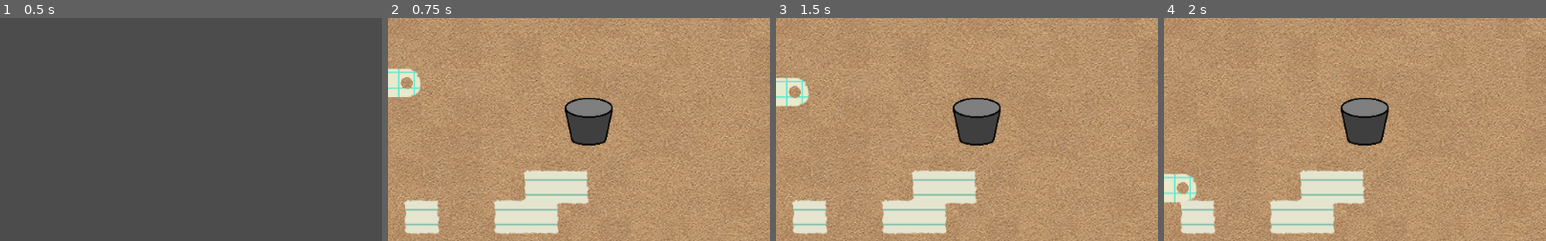
Above: before the commit, frames 1-4 (left to right).
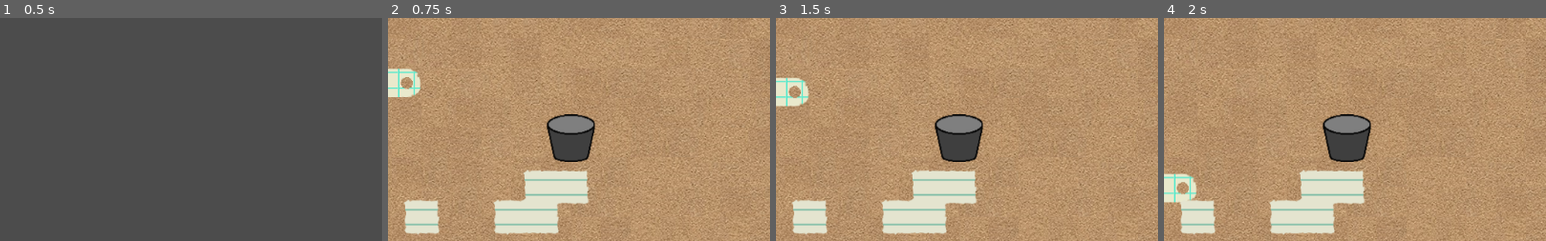
Above: after the commit, the same moments.

Repository: carsonswope/gmtk-jam
Game: Godot game, scene res://MainScene.tscn
Same seed, same stepped clock (60 frames per second), same inputs: the game is played once before the commit and once after it. The engine's default icon, where the game draws it, is replaced by a stand-in: a white triangle on a blue panel in a dark square.
Inputs:
- Up to frame 1 (0.5 s): no input
- Up to frame 2 (0.75 s): click "1" at 0.5 s
- Up to frame 3 (1.5 s): click ">" at 1.25 s
- Up to frame 4 (2 s): no input
The pictures show only the part of the screen within x 46-96%, y 9-59%; the shares and areas given below are measured in that part.

Frame 1 is identical in both runs. In frame 2, 3.4% of the frame differs, in the area x 41-59%, y 35-65%; in frame 3, 3.4%; in frame 4, 3.4%.
Error after the commit: Invalid get index '0' (on base: 'Dictionary'). (res://MainScene.gd:101)

Commit message:
save file now saves level progress

Diff:
--- a/MainScene.gd
+++ b/MainScene.gd
@@ -22,7 +22,6 @@
 func load_save():
 	var save_game = File.new()
 	if not save_game.file_exists("user://savegame.save"):
-		reset_save()
 		return # Error! We don't have a save to load.
 	save_game.open("user://savegame.save", File.READ)
 	while save_game.get_position() < save_game.get_len():
@@ -30,6 +29,7 @@
 		for i in line_data.keys():
 			if i == "levels_solved":
 				levels_solved = line_data[i]
+				print(levels_solved)
 			elif i == "play_time":
 				play_time = line_data[i]
 	save_game.close()
@@ -66,8 +66,8 @@
 	$gui_root/play_pause_button.connect("button_up", self, "play_pause_click")
 	$gui_root/reset_button.connect("button_up", self, "reset_click")
 	$gui_root/new_pin_button.connect("button_up", self, "new_pin_click")
+	reset_save()
 	load_save()
-	reset_save() #uncomment this to reset your local save
 	session_start_time = OS.get_ticks_msec()
 	init_main_menu()
 
@@ -98,7 +98,7 @@
 		var level_button = Button.new()
 		level_button.text = String(i+1)
 		level_button.margin_left = i * 40
-		level_button.disabled = false if i==0 else !levels_solved[i-1][0]
+		level_button.disabled = false if i==0 else !levels_solved[String(i-1)][0]
 		level_button.connect("button_up", self, "_on_level_click", [i])
 		$menu_gui_root.add_child(level_button)
 
@@ -133,7 +133,7 @@
 		# this null check shouldn't be necessary
 		#var next_level_node = current_level.get_node("NextLevel")
 		elif current_level.is_completed():
-			levels_solved[current_level_idx] = [true,1]
+			levels_solved[String(current_level_idx)] = [true,1]
 			var next_level_idx = current_level_idx + 1
 			if next_level_idx >= LEVELS.size():
 				# but really, got to make an end-state
--- a/levels/level_1.tscn
+++ b/levels/level_1.tscn
@@ -44,7 +44,7 @@
 position = Vector2( 64.9501, 191.815 )
 
 [node name="NextLevel" parent="layout" instance=ExtResource( 3 )]
-position = Vector2( 744.097, 191.815 )
+position = Vector2( 720.313, 214.41 )
 
 [node name="Platform 1" parent="layout" instance=ExtResource( 5 )]
 
